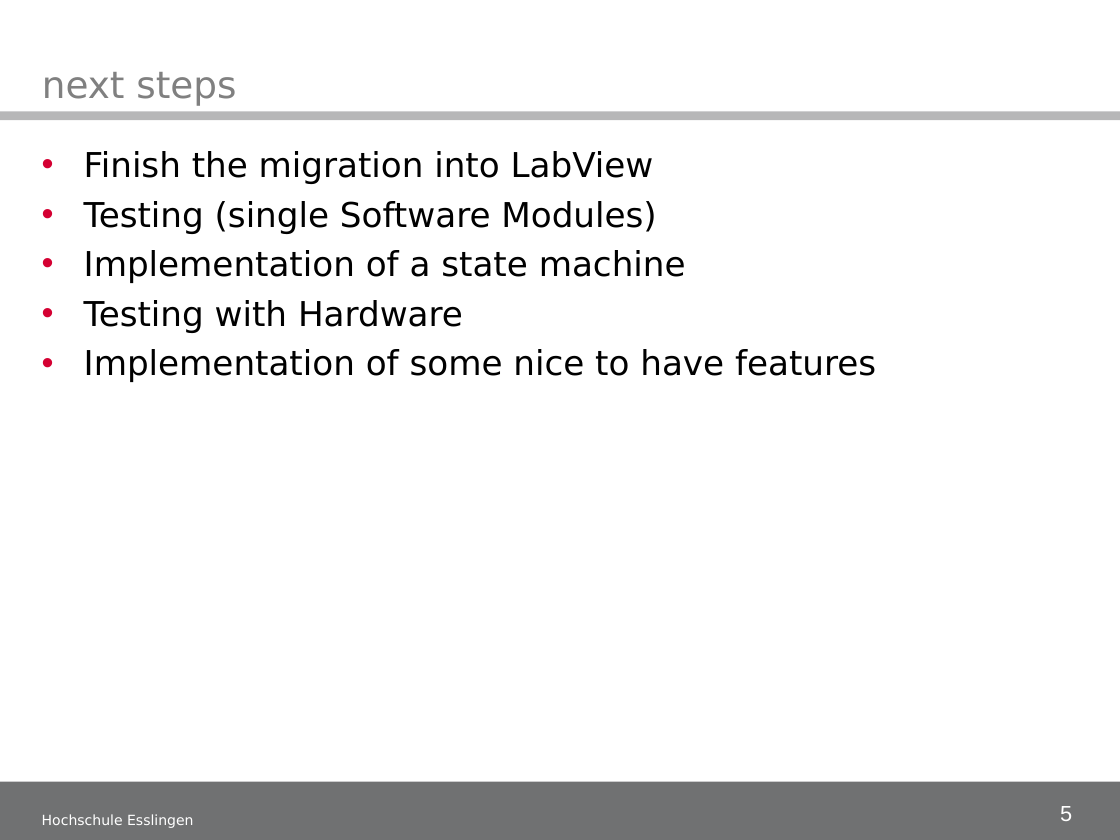
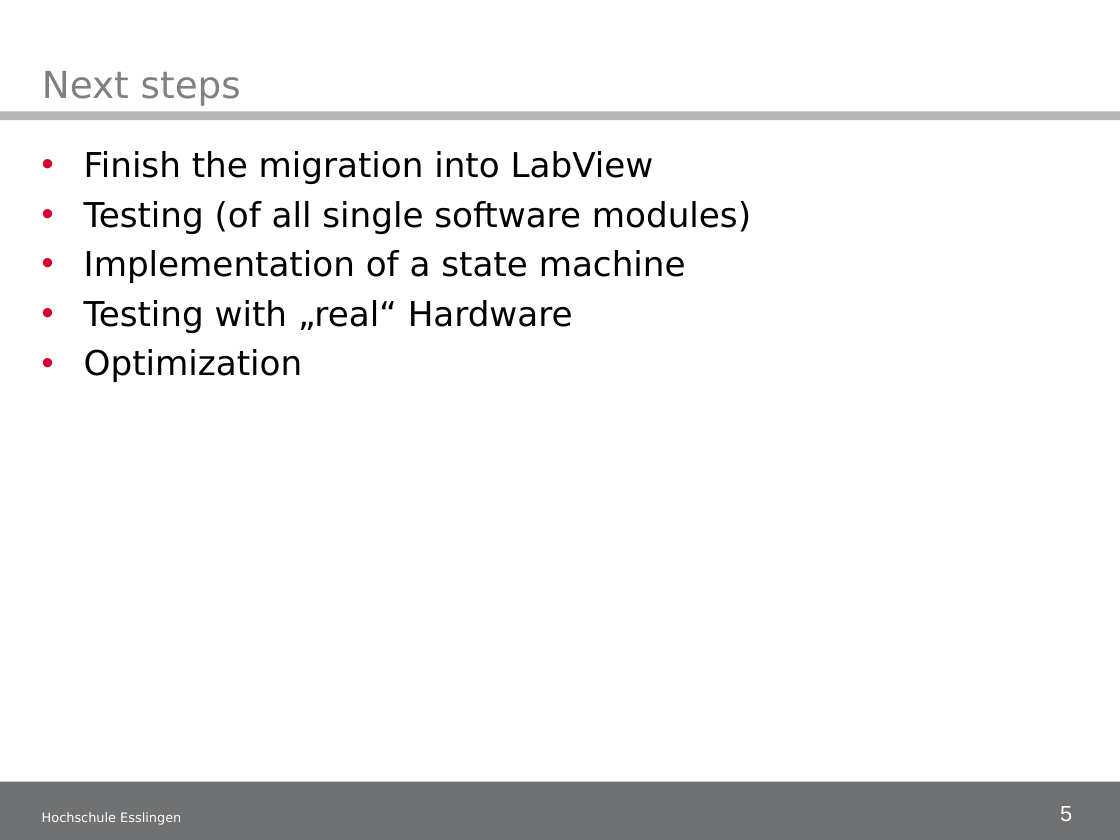
Before and after one commit to illogicdev/magneto, a slide deck: slide 5 of doku/50_Midtermpresentation/Midterm presentation_1.ppt. Drawn at 1120x840 pixels with LibreOffice and Linux fonts; fonts in the diff are those of the drawing; background and template pictures are left out. Boxes give left, top, right and bottom in pixels: in the first picture for what was removed or moved away, otherwise in the second. Text is boxed around its words. In the diff, an @@ line names an element or a change of style, - is before the commit and + after.

Commit message:
Midterm presentation_1.ppt some little changes are made (correcting of typos etc.)

```diff
--- a/doku/50_Midtermpresentation/Midterm presentation_1.ppt
+++ b/doku/50_Midtermpresentation/Midterm presentation_1.ppt
@@ title at <box>42,71,241,105</box>: text changed @@
-next steps
+Next steps
@@ text at <box>84,201,751,234</box>: text changed @@
-• Testing (single Software Modules)
+• Testing (of all single software modules)
@@ text at <box>84,300,573,382</box>: text changed @@
-• Testing with Hardware
-• Implementation of some nice to have features
+• Testing with „real“ Hardware
+• Optimization
@@ text "Hochschule Esslingen" at <box>42,812,181,825</box>: size 9 to 8.3 pt @@
```
Also in this commit, not shown: 6 other slides changed.
